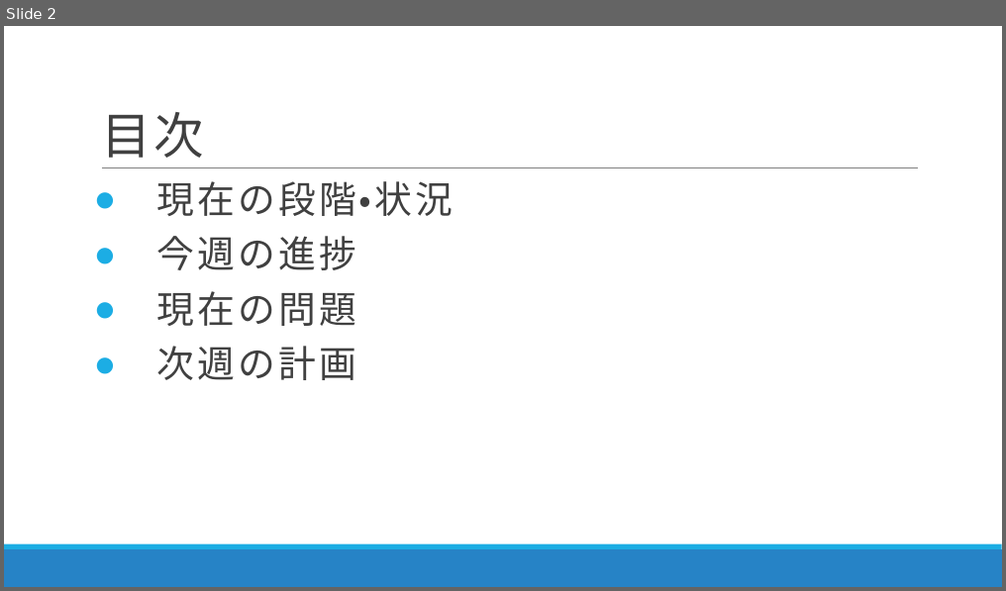
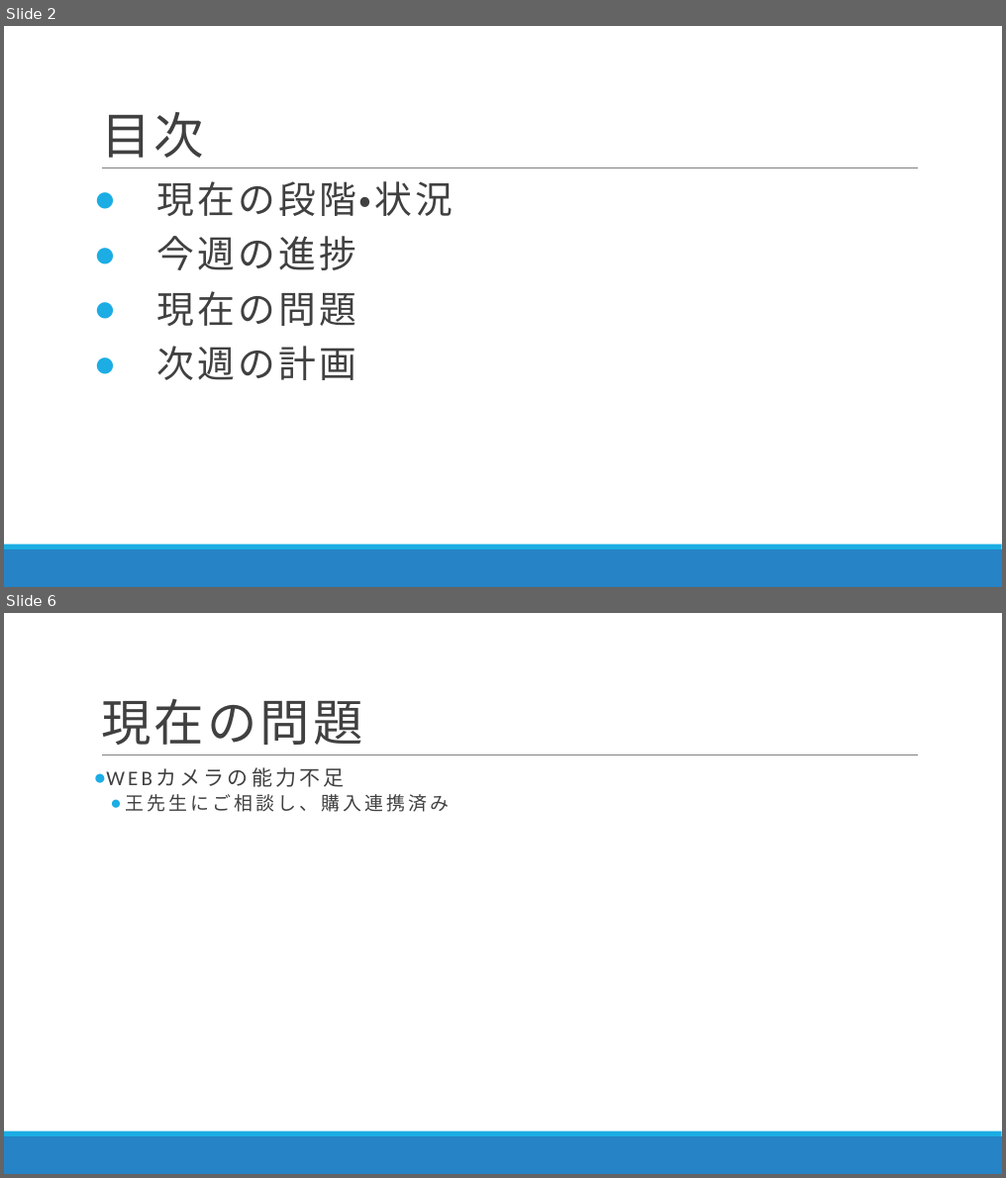
Before and after one commit to DJ956/YoloBarcodeReader, a slide deck: プレゼン/RapidCart20191202.pptx. Shown one above the other, each under a label of ours: slide 2 before the commit, slides 2 and 6 after it; the slides between them are not shown. The pictures are 1006x591 and 1006x1178 pixels, drawn with LibreOffice and Linux fonts; fonts in the diff are those of the drawing. Boxes give left, top, right and bottom in pixels: in the first picture for what was removed or moved away, otherwise in the second. Text is boxed around its words. In the diff, an @@ line names an element or a change of style, - is before the commit and + after.

```diff
--- a/プレゼン/RapidCart20191202.pptx
+++ b/プレゼン/RapidCart20191202.pptx
@@ slide 6 added at <box>4,613,1002,1174</box>, background #FFFFFF; not listed: 3 template elements that a slide beside it also shows @@
@@ title added at <box>101,699,362,745</box>, 48 pt, text #404040 @@
+現在の問題
@@ text added at <box>125,794,449,812</box>, 18 pt, text #404040 @@
+● WEBカメラの能力不足
+  ● 王先生にご相談し、購入連携済み
```
Also in this commit, not shown: 3 slides changed, 1 other slide added, 4 slides removed.
